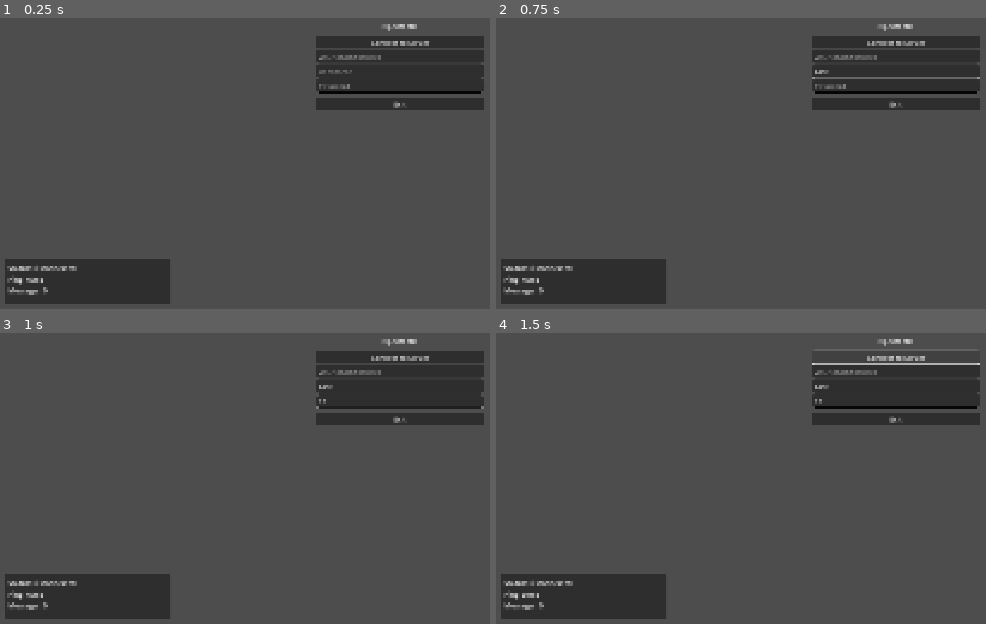
Above: before the commit, frames 1-4 (two rows, left to right).
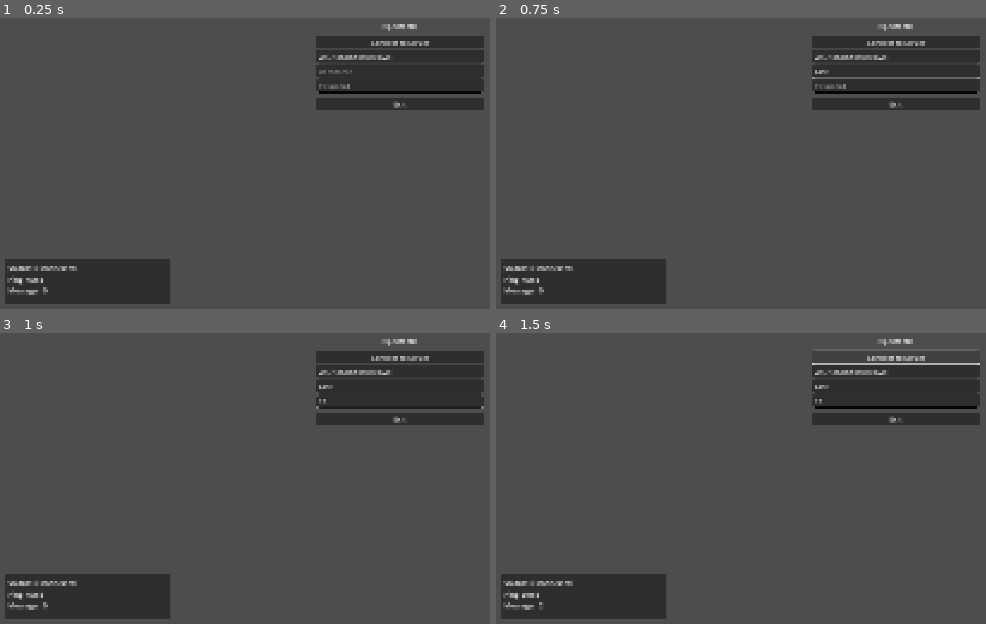
Above: after the commit, the same moments.

Repository: endrawes0/OpenMMO
Game: Godot game, scene res://scenes/Main.tscn
The game is run twice, just before and just after one commit, with the same random seed, the same clock (stepped at 60 frames per second) and the same inputs.
Inputs (mouse positions are in pixels of both pictures, inside the frame that each line leads up to):
- Up to frame 1 (0.25 s): no input
- Up to frame 2 (0.75 s): click (897, 70) at 0.52 s; type "Alex" at 0.6 s
- Up to frame 3 (1 s): click (401, 399) at 0.75 s; type "12" at 0.83 s
- Up to frame 4 (1.5 s): click "Connect to Server" at 1.25 s

The runs differ from the first frame. In frame 1, 0.2% of the frame differs, in the area x 65-80%, y 12-15%; in frame 2, 0.2%; in frame 3, 0.2%; in frame 4, 0.2%, in the area x 8-80%, y 12-95%.
Error before the commit: Parse Error: Identifier "passw" not declared in the current scope. (res://scripts/Main.gd:24)

Commit message:
Complete Phase 1: Networking & Protocol Skeleton
- Define comprehensive Protobuf schemas for all core message types
- Implement WebSocket server using Tokio + Axum with session management
- Create minimal Godot network client with WSS connection and ping/pong
- Add in-memory session store with connection lifecycle management
- Restore normal CI/CD checks after Phase 0 bypass
- All Phase 1 requirements completed successfully

Diff:
--- a/client/scripts/Main.gd
+++ b/client/scripts/Main.gd
@@ -10,29 +10,114 @@
 @onready var exit_button = $VBoxContainer/ExitButton
 @onready var network_debug = $NetworkDebug
 
+# WebSocket connection
+var websocket = null
+var ping_timer = null
+var sequence_id = 0
+
 func _ready():
 	# Initialize UI state
 	print("OpenMMO Client Started")
 	network_debug.set_status("Disconnected")
 
+	# Set default server address
+	server_address.text = "ws://localhost:8080/ws"
+
 func _on_connect_button_pressed():
 	# UI binding only - actual connection logic will be handled by engine-agnostic modules
 	var address = server_address.text
 	var user = username.text
-	var user_password = user_password.text
+	var passw = user_password.text
 
 	if address.is_empty() or user.is_empty() or passw.is_empty():
 		print("Please fill in all connection fields")
+		network_debug.add_message("Error: Please fill in all fields")
 		return
 
 	print("Connect button pressed - UI binding only")
 	print("Server: ", address)
 	print("Username: ", user)
 
-	# Placeholder for actual connection logic
+	# Initialize WebSocket connection
+	_connect_to_server(address)
+
+func _connect_to_server(url):
+	if websocket != null:
+		websocket.close()
+
 	network_debug.set_status("Connecting...")
-	network_debug.add_message("Connection initiated (UI placeholder)")
+	network_debug.add_message("Connecting to: " + url)
+
+	websocket = WebSocketPeer.new()
+	var error = websocket.connect_to_url(url)
+
+	if error != OK:
+		network_debug.add_message("Failed to connect: " + str(error))
+		network_debug.set_status("Connection Failed")
+		return
+
+	# Set up ping timer
+	if ping_timer != null:
+		ping_timer.stop()
+	ping_timer = Timer.new()
+	ping_timer.wait_time = 5.0  # Ping every 5 seconds
+	ping_timer.connect("timeout", Callable(self, "_send_ping"))
+	add_child(ping_timer)
+	ping_timer.start()
+
+func _send_ping():
+	if websocket.get_ready_state() == WebSocketPeer.STATE_OPEN:
+		var ping_data = {
+			"sequence_id": sequence_id,
+			"timestamp": Time.get_unix_time_from_system() * 1000,
+			"payload": {
+				"Ping": {
+					"timestamp": Time.get_unix_time_from_system() * 1000
+				}
+			}
+		}
+		sequence_id += 1
+
+		var json_string = JSON.stringify(ping_data)
+		websocket.send_text(json_string)
+		network_debug.add_message("Sent ping")
+
+func _process(delta):
+	if websocket != null:
+		websocket.poll()
+
+		var state = websocket.get_ready_state()
+		match state:
+			WebSocketPeer.STATE_OPEN:
+				if network_debug.get_status() != "Connected":
+					network_debug.set_status("Connected")
+					network_debug.add_message("WebSocket connected successfully")
+			WebSocketPeer.STATE_CLOSED:
+				if network_debug.get_status() != "Disconnected":
+					network_debug.set_status("Disconnected")
+					network_debug.add_message("WebSocket disconnected")
+					if ping_timer != null:
+						ping_timer.stop()
+
+		# Handle incoming messages
+		while websocket.get_available_packet_count() > 0:
+			var packet = websocket.get_packet()
+			var message = packet.get_string_from_utf8()
+
+			network_debug.add_message("Received: " + message)
+
+			# Parse JSON response
+			var json = JSON.new()
+			var error = json.parse(message)
+			if error == OK:
+				var data = json.get_data()
+				if data.has("payload") and data.payload.has("Pong"):
+					network_debug.add_message("Received pong - connection healthy")
 
 func _on_exit_button_pressed():
 	print("Exit button pressed")
+	if websocket != null:
+		websocket.close()
+	if ping_timer != null:
+		ping_timer.stop()
 	get_tree().quit()
--- a/client/scripts/NetworkDebug.gd
+++ b/client/scripts/NetworkDebug.gd
@@ -22,6 +22,9 @@
 func set_status(status: String):
 	status_label.text = "Status: " + status
 
+func get_status() -> String:
+	return status_label.text.trim_prefix("Status: ")
+
 func set_ping(ping_ms: int):
 	last_ping = ping_ms
 	ping_label.text = "Ping: " + str(ping_ms) + "ms"
Not shown, changed: .github/workflows/ci-full.yml
Not shown, changed: .github/workflows/ci-rust.yml
Not shown, changed: Cargo.toml
Not shown, added: proto/messages.proto
Not shown, changed: server/Cargo.toml
Not shown, added: server/build.rs
Not shown, changed: server/src/main.rs
Not shown, added: server/src/network/messages.rs
Not shown, added: server/src/network/mod.rs
